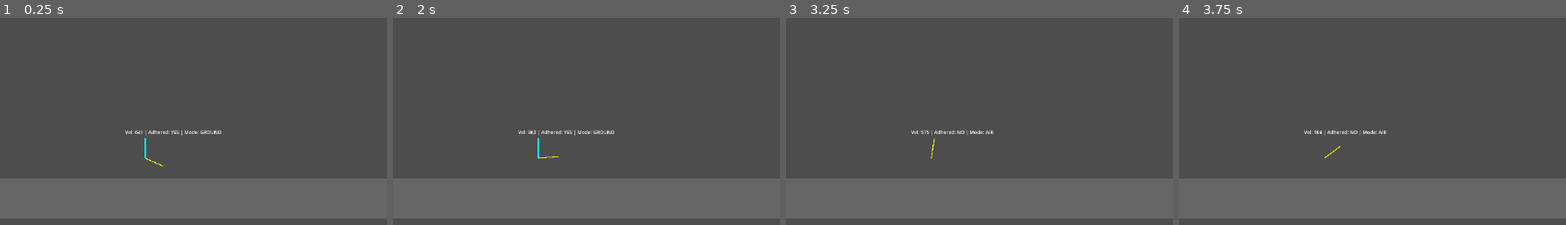
Above: before the commit, frames 1-4 (left to right).
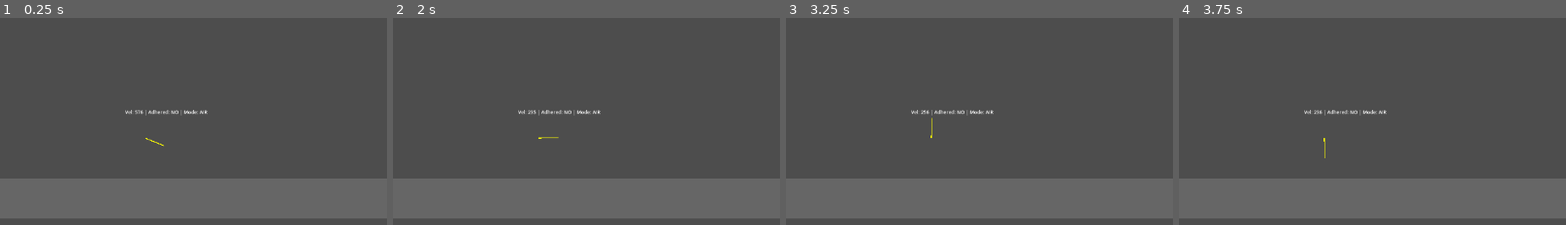
Above: after the commit, the same moments.

Repository: G36maid/Flipside-Godot
Game: Godot game, scene res://src/levels/test/poc_physics.tscn
The game is run twice, just before and just after one commit, with the same random seed, the same clock (stepped at 60 frames per second) and the same inputs.
Inputs:
- Up to frame 1 (0.25 s): no input
- Up to frame 2 (2 s): hold Right (ui_right) 0.53-1.28 s; hold Left (ui_left) from 1.28 s (still down)
- Up to frame 3 (3.25 s): tap Enter at 2 s; release Left (ui_left) at 2.03 s; hold Right (ui_right) from 2.03 s (still down)
- Up to frame 4 (3.75 s): release Right (ui_right) at 3.53 s; hold Left (ui_left) from 3.53 s (still down)
The pictures show only the part of the screen within x 0-50%, y 50-100%; the shares and areas given below are measured in that part.

The runs differ from the first frame. In frame 1, 0.7% of the frame differs, in the area x 32-58%, y 44-72%; in frame 2, 0.7%, in the area x 32-58%, y 44-69%; in frame 3, 0.6%; in frame 4, 0.6%.

Commit message:
fix(physics): stabilize ground contact to prevent bouncing oscillation
Problem: Vehicle was flickering between GROUND/AIR states due to wheel bouncing

Fixes:
- Add linear damping to wheels (0.5) and chassis (0.3) to absorb impact energy
- Add angular damping to chassis (1.0) to prevent rotation oscillation
- Increase max_contacts_reported from 4 to 8 for better collision detection
- Add PhysicsMaterial to ground (friction=0.8, bounce=0.0) to prevent bounce
- Raise vehicle spawn position from y=350 to y=300 (more clearance from ground)

Expected result: Stable adhesion state without flickering when moving on flat ground

Diff:
--- a/src/entities/vehicle/vehicle_controller.gd
+++ b/src/entities/vehicle/vehicle_controller.gd
@@ -49,6 +49,16 @@
 	wheel_material.bounce = 0.0
 	wheel_left.physics_material_override = wheel_material
 	wheel_right.physics_material_override = wheel_material
+
+	# Add damping to prevent bouncing and oscillation
+	wheel_left.linear_damp = 0.5
+	wheel_right.linear_damp = 0.5
+	chassis.linear_damp = 0.3
+	chassis.angular_damp = 1.0
+
+	# Increase contact detection for better RayCast stability
+	wheel_left.max_contacts_reported = 8
+	wheel_right.max_contacts_reported = 8
 
 	# Configure PinJoint motors (disabled by default, enabled on ground)
 	joint_left.motor_enabled = false
--- a/src/levels/test/poc_physics.tscn
+++ b/src/levels/test/poc_physics.tscn
@@ -1,7 +1,11 @@
-[gd_scene load_steps=7 format=3 uid="uid://ck2p9x7q3wvqm"]
+[gd_scene load_steps=8 format=3 uid="uid://ck2p9x7q3wvqm"]
 
 [ext_resource type="PackedScene" uid="uid://b5jx3y8qwvqnk" path="res://src/entities/vehicle/vehicle.tscn" id="1_vehicle"]
 [ext_resource type="Script" path="res://src/entities/vehicle/camera_follower.gd" id="2_camera"]
+
+[sub_resource type="PhysicsMaterial" id="PhysicsMaterial_ground"]
+friction = 0.8
+bounce = 0.0
 
 [sub_resource type="RectangleShape2D" id="RectangleShape2D_ground"]
 size = Vector2(3000, 100)
@@ -24,6 +28,7 @@
 
 [node name="Ground" type="StaticBody2D" parent="."]
 position = Vector2(0, 450)
+physics_material_override = SubResource("PhysicsMaterial_ground")
 
 [node name="CollisionShape2D" type="CollisionShape2D" parent="Ground"]
 shape = SubResource("RectangleShape2D_ground")
@@ -75,7 +80,7 @@
 color = Color(0.3, 0.3, 0.6, 1)
 
 [node name="Vehicle" parent="." instance=ExtResource("1_vehicle")]
-position = Vector2(-600, 350)
+position = Vector2(-600, 300)
 
 [node name="Camera2D" type="Camera2D" parent="Vehicle"]
 enabled = true
